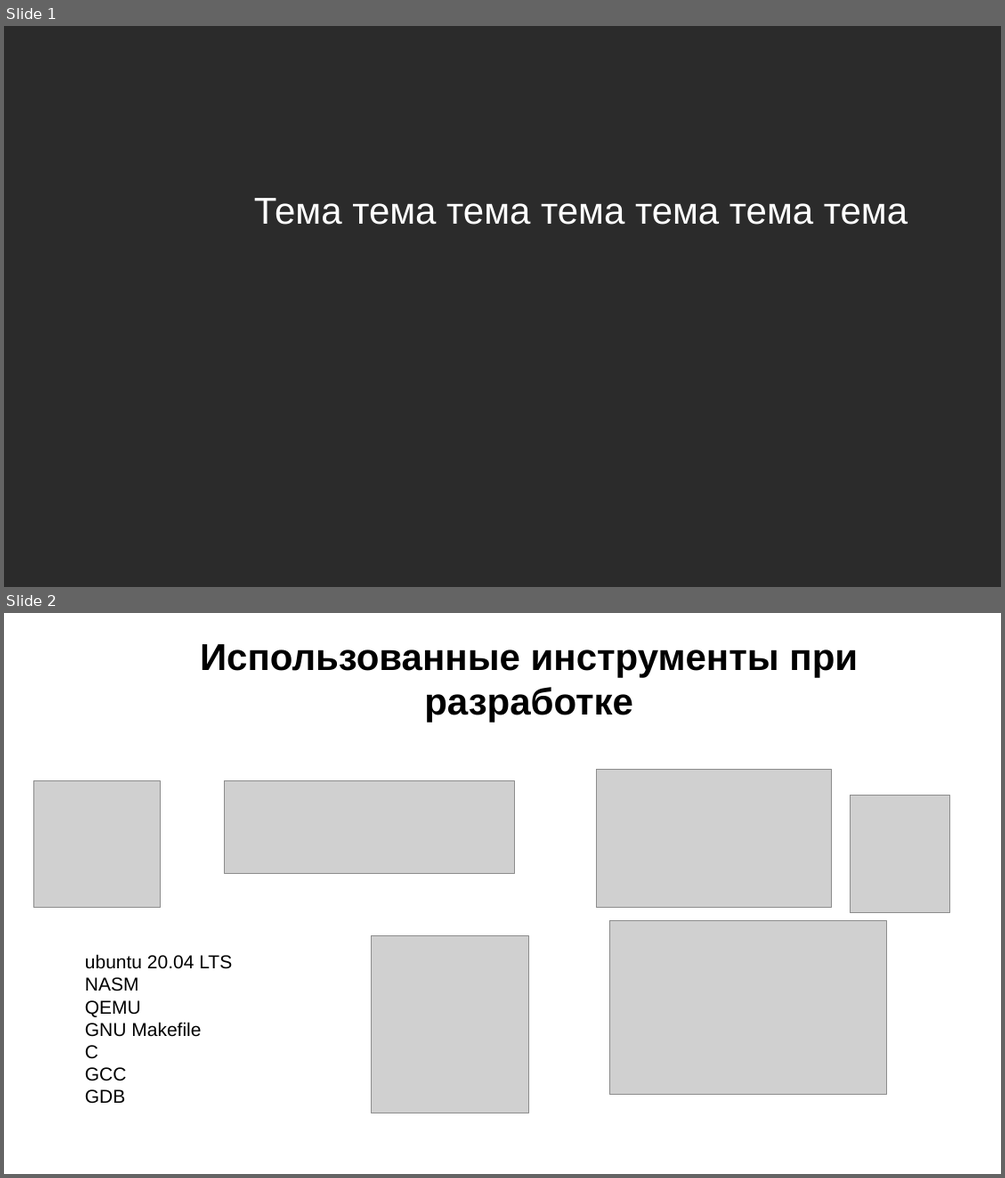
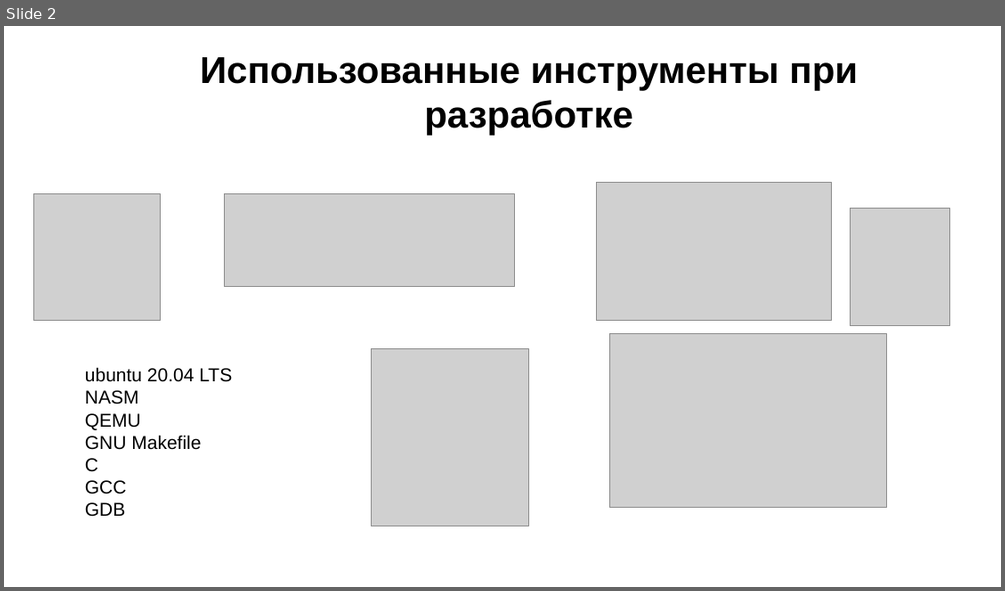
Before and after one commit to a1is43ras4/diploma, a slide deck: diploma.pptx. Shown one above the other, each under a label of ours: slides 1 and 2 before the commit, slide 2 after it. The pictures are 1005x1178 and 1005x591 pixels, drawn with LibreOffice and Linux fonts; fonts in the diff are those of the drawing; grey boxes stand for pictures; background and template pictures are left out; a plain dark background stands for a picture behind light text. Boxes give left, top, right and bottom in pixels: in the first picture for what was removed or moved away, otherwise in the second. Text is boxed around its words. In the diff, an @@ line names an element or a change of style, - is before the commit and + after.

```diff
--- a/diploma.pptx
+++ b/diploma.pptx
@@ slide 1 removed at (4,26,1001,587), background picture (left out) @@
@@ title removed at (254,198,907,224) @@
-Тема тема тема тема тема тема тема
```
Also in this commit, not shown: 4 slides changed, 1 slide added, 2 other files.
